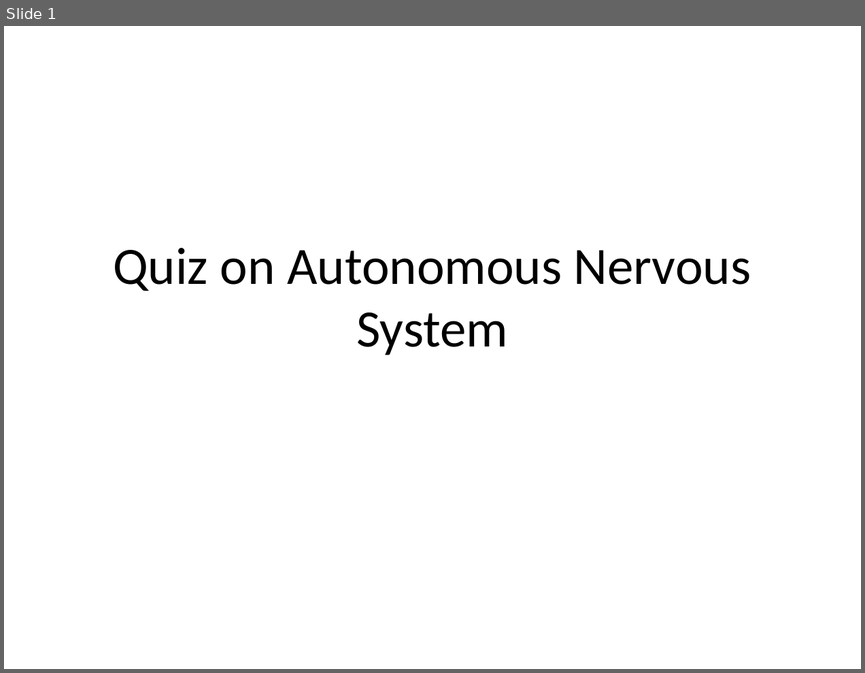
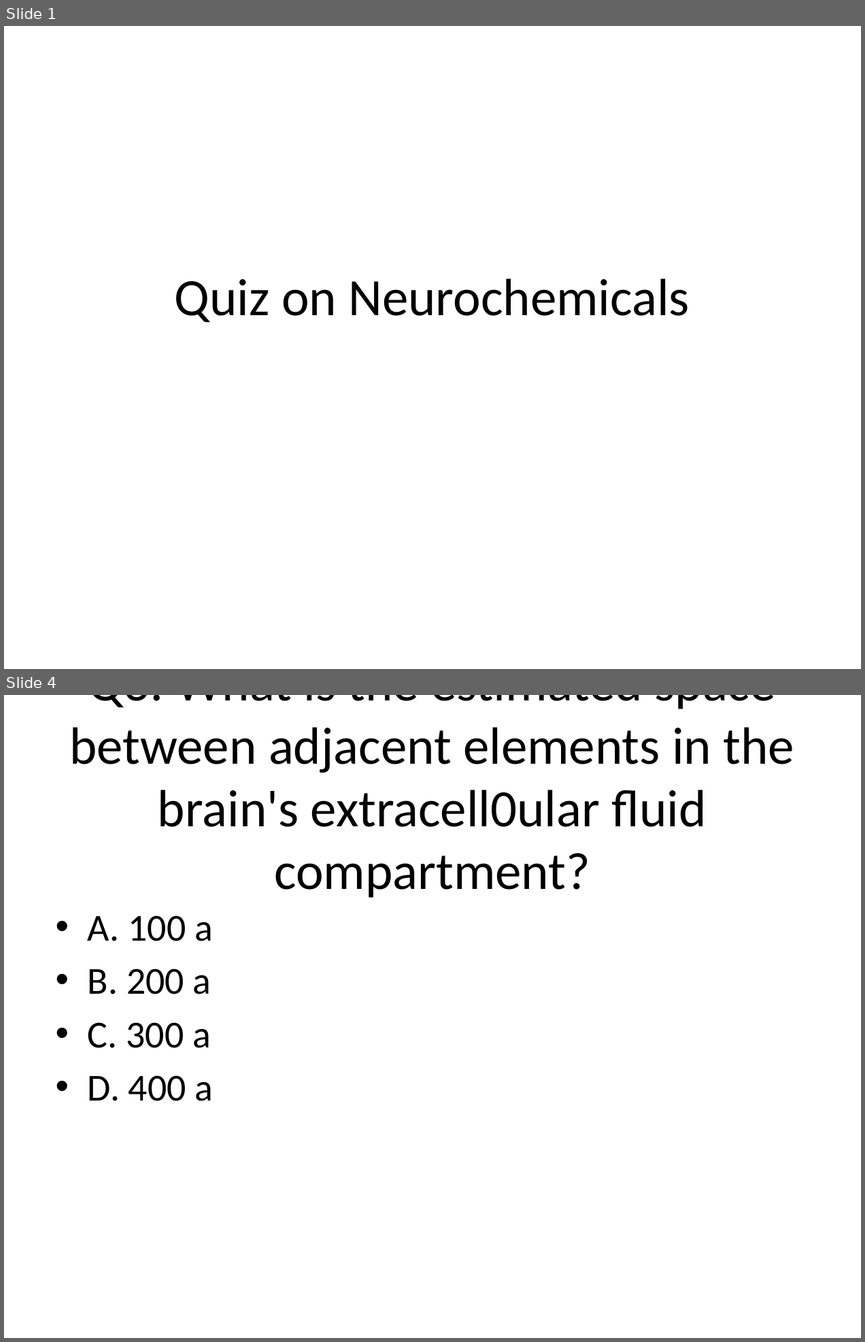
Before and after one commit to possibly-nrs-14/rag-sme, a slide deck: exports/quiz.pptx. Shown one above the other, each under a label of ours: slide 1 before the commit, slides 1 and 4 after it; the slides between them are not shown. The pictures are 865x673 and 865x1342 pixels, drawn with LibreOffice and Linux fonts; fonts in the diff are those of the drawing. Boxes give left, top, right and bottom in pixels: in the first picture for what was removed or moved away, otherwise in the second. Text is boxed around its words. In the diff, an @@ line names an element or a change of style, - is before the commit and + after.

```diff
--- a/exports/quiz.pptx
+++ b/exports/quiz.pptx
@@ slide 4 added at box(4, 695, 861, 1338), background #FFFFFF @@
@@ title added at box(69, 695, 794, 898), 44 pt, text #000000 @@
+Q3: What is the estimated space between adjacent elements in the brain's extracell0ular fluid compartment?
@@ text added at box(88, 915, 213, 1101), 32 pt, text #000000 @@
+• A. 100 a
+• B. 200 a
+• C. 300 a
+• D. 400 a
@@ slide 1 changed as well @@
@@ title at box(175, 278, 689, 322): text changed @@
-Quiz on Autonomous Nervous System
+Quiz on Neurochemicals
```
Also in this commit, not shown: 2 other slides changed, 4 other slides added, 1 slide removed, 8 other files.
